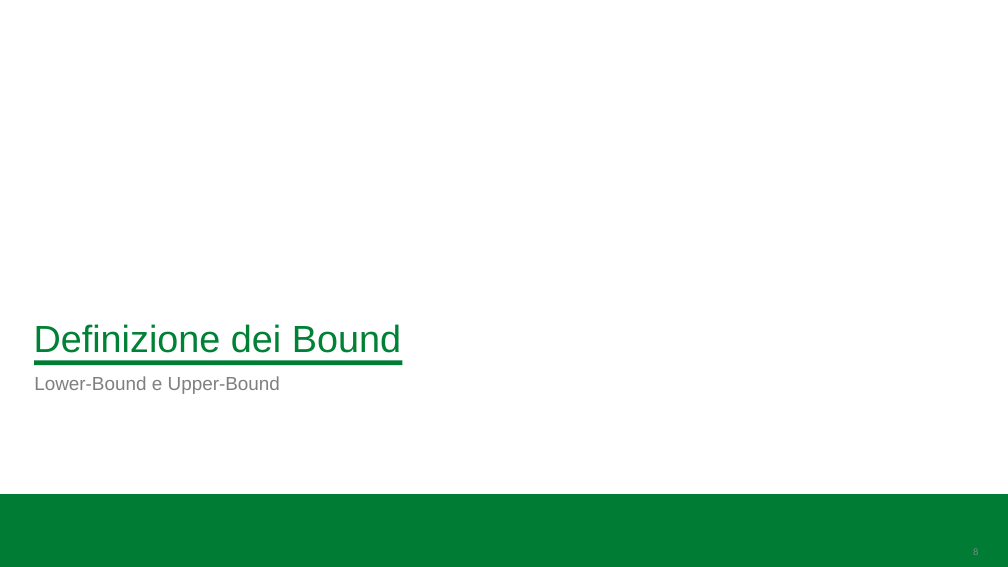
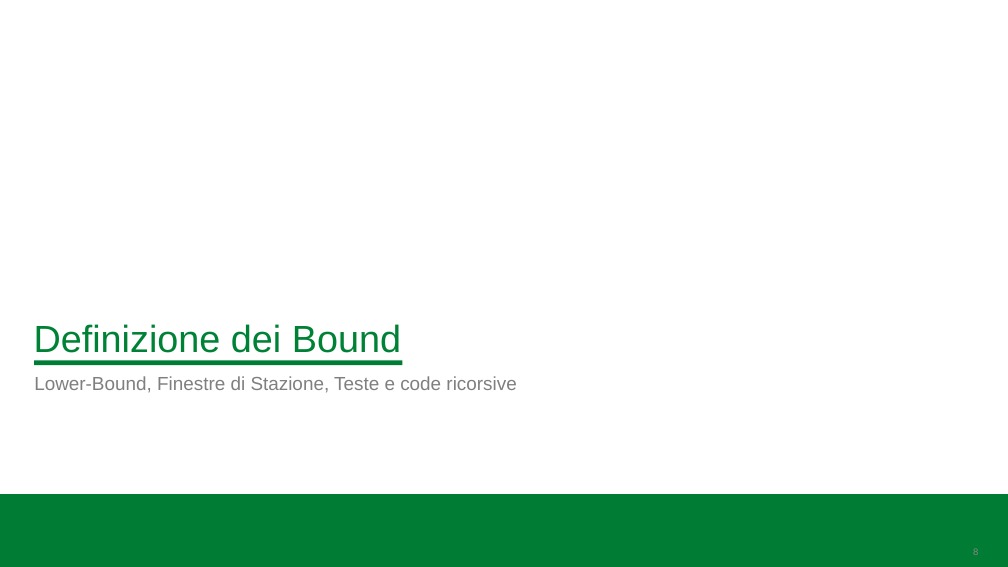
Before and after one commit to BitSquish/Assembly-Line-Balancing, a slide deck: slide 8 of slides/Assembly Line Balancing Problem.pptx. Drawn at 1008x567 pixels with LibreOffice and Linux fonts; fonts in the diff are those of the drawing; background and template pictures are left out. Boxes give left, top, right and bottom in pixels: in the first picture for what was removed or moved away, otherwise in the second. Text is boxed around its words. In the diff, an @@ line names an element or a change of style, - is before the commit and + after.

```diff
--- a/slides/Assembly Line Balancing Problem.pptx
+++ b/slides/Assembly Line Balancing Problem.pptx
@@ text at [34,376,516,393]: text changed @@
-Lower-Bound e Upper-Bound
+Lower-Bound, Finestre di Stazione, Teste e code ricorsive
```
Also in this commit, not shown: 15 other slides changed, 12 slides added, 9 slides removed, 1 other file.
